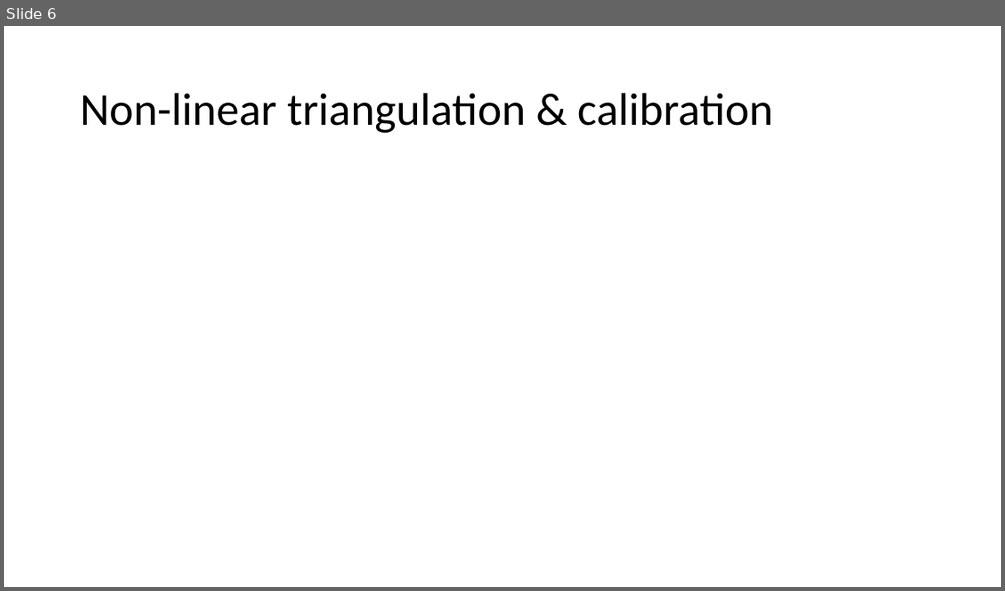
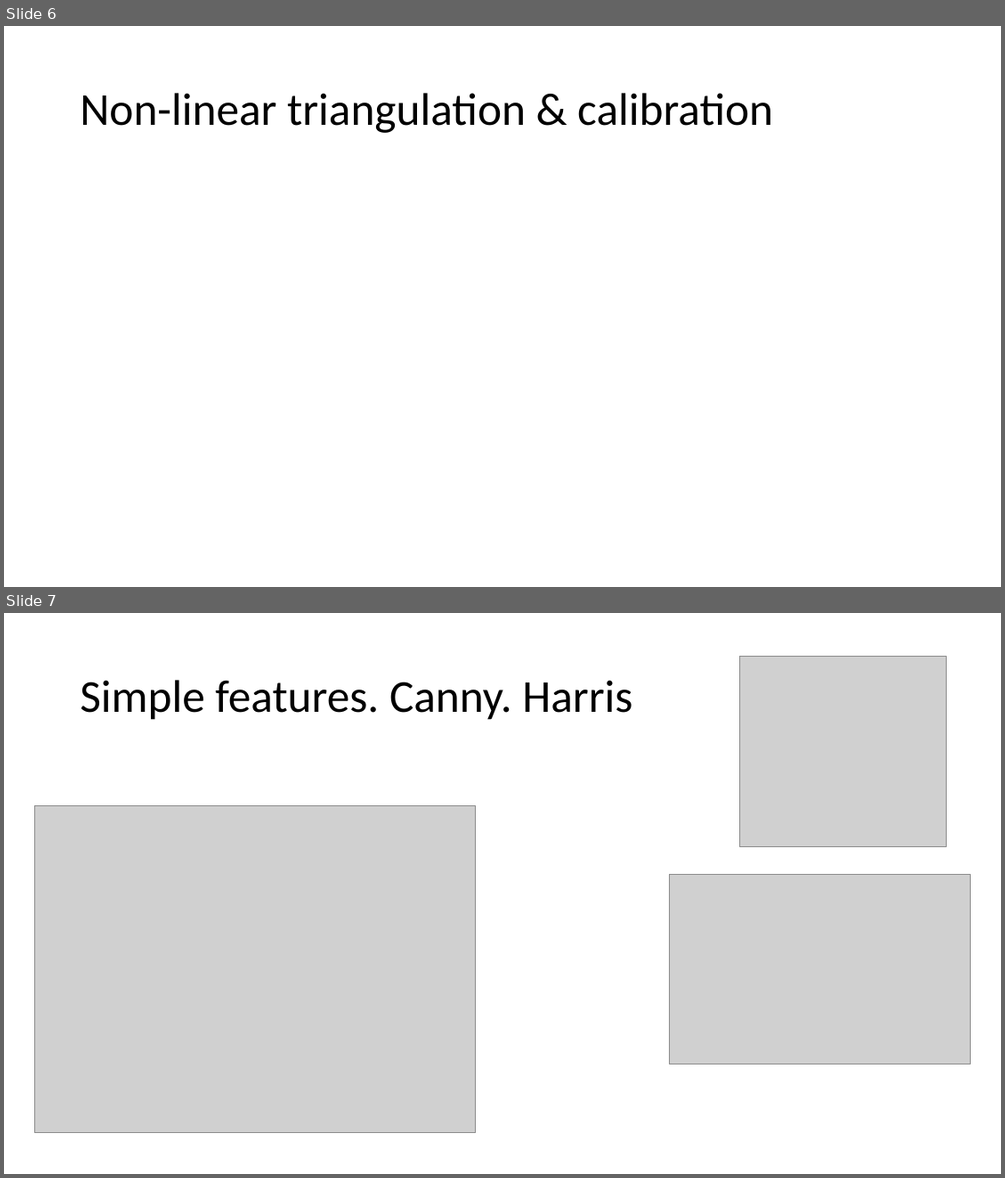
Before and after one commit to gitglob/02504-Computer-Vision, a slide deck: exam/presentation.pptx. Shown one above the other, each under a label of ours: slide 6 before the commit, slides 6 and 7 after it. The pictures are 1005x591 and 1005x1178 pixels, drawn with LibreOffice and Linux fonts; fonts in the diff are those of the drawing; grey boxes stand for pictures. Boxes give left, top, right and bottom in pixels: in the first picture for what was removed or moved away, otherwise in the second. Text is boxed around its words. In the diff, an @@ line names an element or a change of style, - is before the commit and + after.

```diff
--- a/exam/presentation.pptx
+++ b/exam/presentation.pptx
@@ slide 7 added at [4,613,1001,1174], background #FFFFFF @@
@@ picture added at [740,656,947,846] @@
@@ title added at [80,680,632,720], 44 pt, text #000000 @@
+Simple features. Canny. Harris
@@ picture added at [34,806,476,1134] @@
@@ picture added at [669,875,971,1064] @@
```
Also in this commit, not shown: 1 other slide added, 3 other files.
